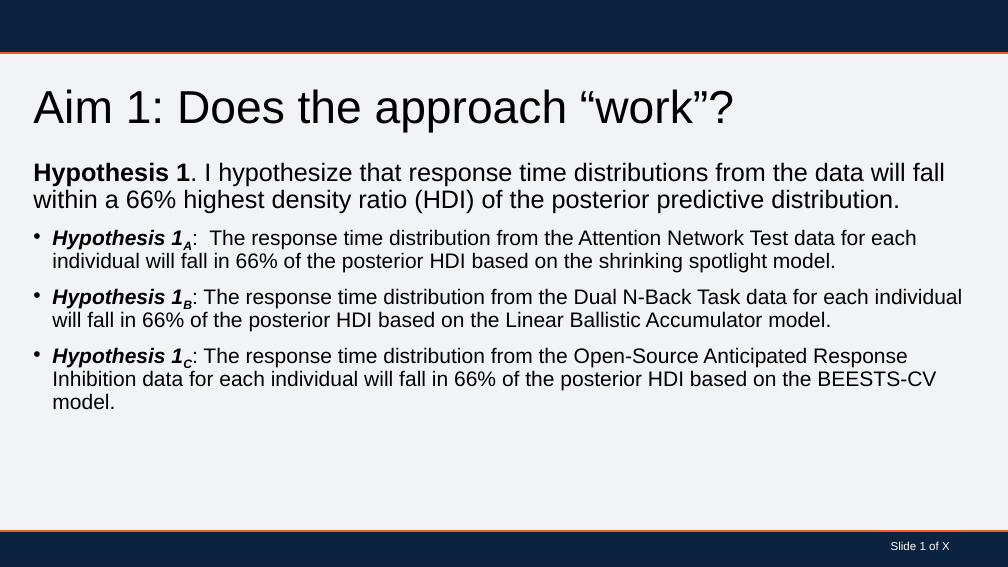
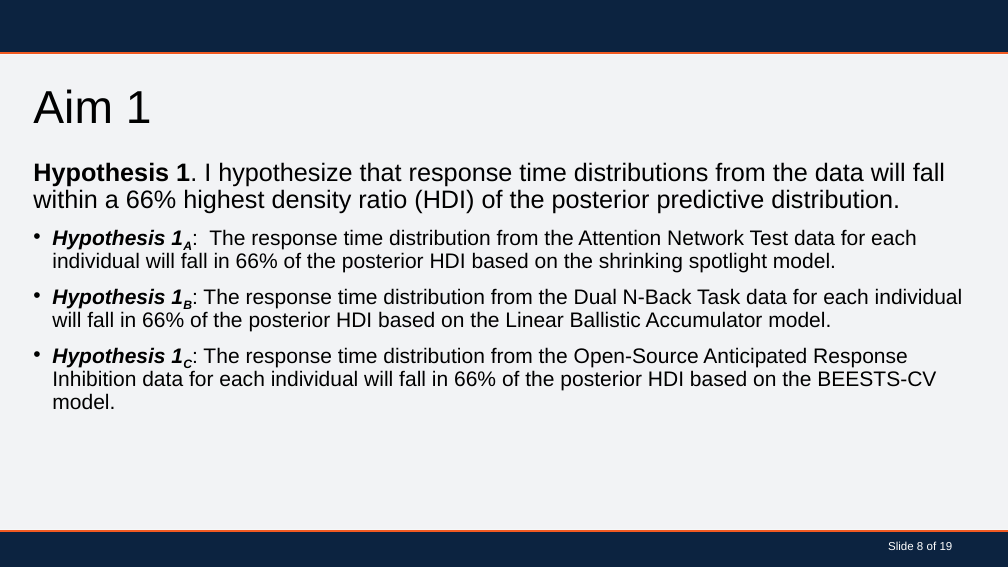
Before and after one commit to BLScheuler/Dissertation, a slide deck: slide 9 of Dissertation_PowerPoint.pptx. Drawn at 1008x567 pixels with LibreOffice and Linux fonts; fonts in the diff are those of the drawing; background and template pictures are left out. Boxes give left, top, right and bottom in pixels: in the first picture for what was removed or moved away, otherwise in the second. Text is boxed around its words. In the diff, an @@ line names an element or a change of style, - is before the commit and + after.

```diff
--- a/Dissertation_PowerPoint.pptx
+++ b/Dissertation_PowerPoint.pptx
@@ title at (x1=33, y1=89, x2=152, y2=123): text changed @@
-Aim 1: Does the approach “work”?
+Aim 1
@@ text at (x1=888, y1=541, x2=953, y2=550): text changed @@
-Slide 1 of X
+Slide 8 of 19
```
Also in this commit, not shown: 11 other slides changed, 7 slides added.
